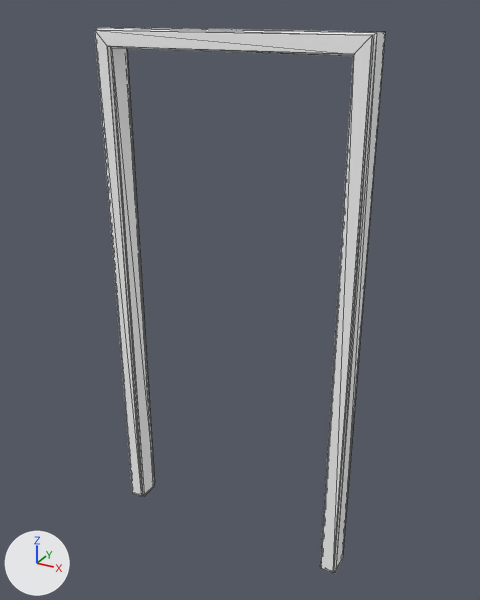
The glTF model assets/doors/doorway_8.glb, before and after one commit.
Camera for both pictures: a camera (50 mm lens) standing at (1.19, 4.93, 2.16) and looking at (0.02, 7.04, 1.11). Lighting does not change. The marker at lower left points along +X, +Y and +Z. Mesh edges are drawn as thin lines. Where no turn or scale is listed for an object, it has been applied to the vertices.

The older version as bpy lines, for what is in view:
```python
me_mesh_021 = bpy.data.meshes.new('Mesh.021')
me_mesh_021.from_pydata(...)  # 64 vertices, 124 faces; spans x -0.53..0.53, y 6.94..7.06, z 0.0..2.1
me_mesh_021.materials.append(mat_frame_material)  # white #ffffff
ob_doorway_8 = bpy.data.objects.new('doorway_8', me_mesh_021)
ob_doorway_8.location = (0.0, 0.0, 0.0)
```
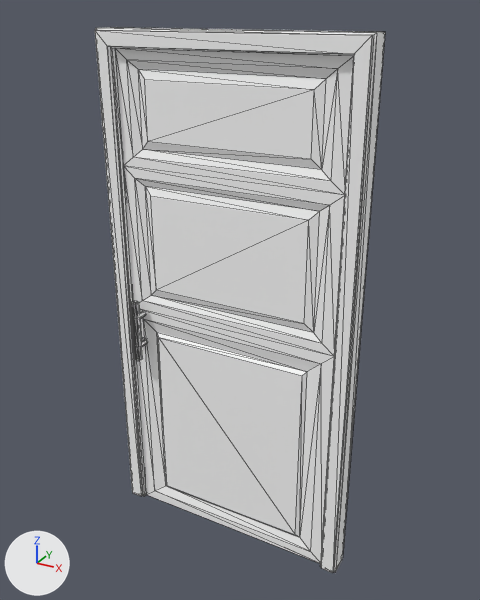
Commit message: update door assets

Diff of the bpy script that builds the scene:
```diff
--- a/assets/doors/doorway_8.glb.py
+++ b/assets/doors/doorway_8.glb.py
@@ mat_metal_material @@
+mat_metal_material = principled_material('Metal_Material')
+mat_metal_material.base_color = (0.8, 0.8, 0.8)  # white #e7e7e7
+mat_metal_material.metallic = 1.0
+mat_metal_material.roughness = 0.3
@@ me_mesh_023 @@
+me_mesh_023.from_pydata(...)  # 96 vertices, 192 faces; spans x -0.427..-0.394, y 6.913..7.087, z 0.782..1.048
+me_mesh_023.materials.append(mat_metal_material)  # white #e7e7e7
@@ me_mesh_022 @@
+me_mesh_022.from_pydata(...)  # 88 vertices, 172 faces; spans x -0.46..0.46, y 6.97..7.03, z 0.0..2.03
+me_mesh_022.materials.append(mat_frame_material)  # white #ffffff
@@ ob_doorway_handle_8 @@
+ob_doorway_handle_8 = bpy.data.objects.new('doorway_handle_8', me_mesh_023)
+ob_doorway_handle_8.location = (0.0, 0.0, 0.0)
@@ ob_doorway_door_8 @@
+ob_doorway_door_8 = bpy.data.objects.new('doorway_door_8', me_mesh_022)
+ob_doorway_door_8.location = (0.0, 0.0, 0.0)
```

Pixel boxes [x1, y1, x2, y2] of what changed, in the pictures (480 x 600 px):
'doorway_door_8', added
    after: [115, 48, 353, 564]
'doorway_handle_8', added
    after: [131, 301, 147, 361]
